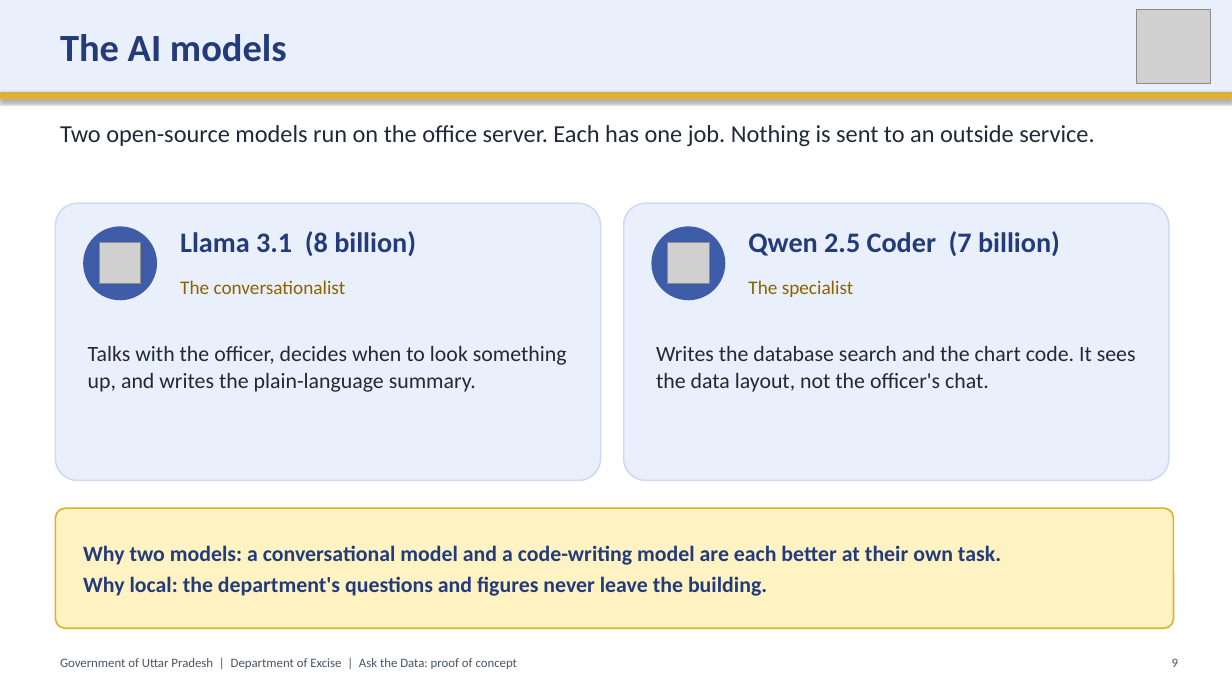
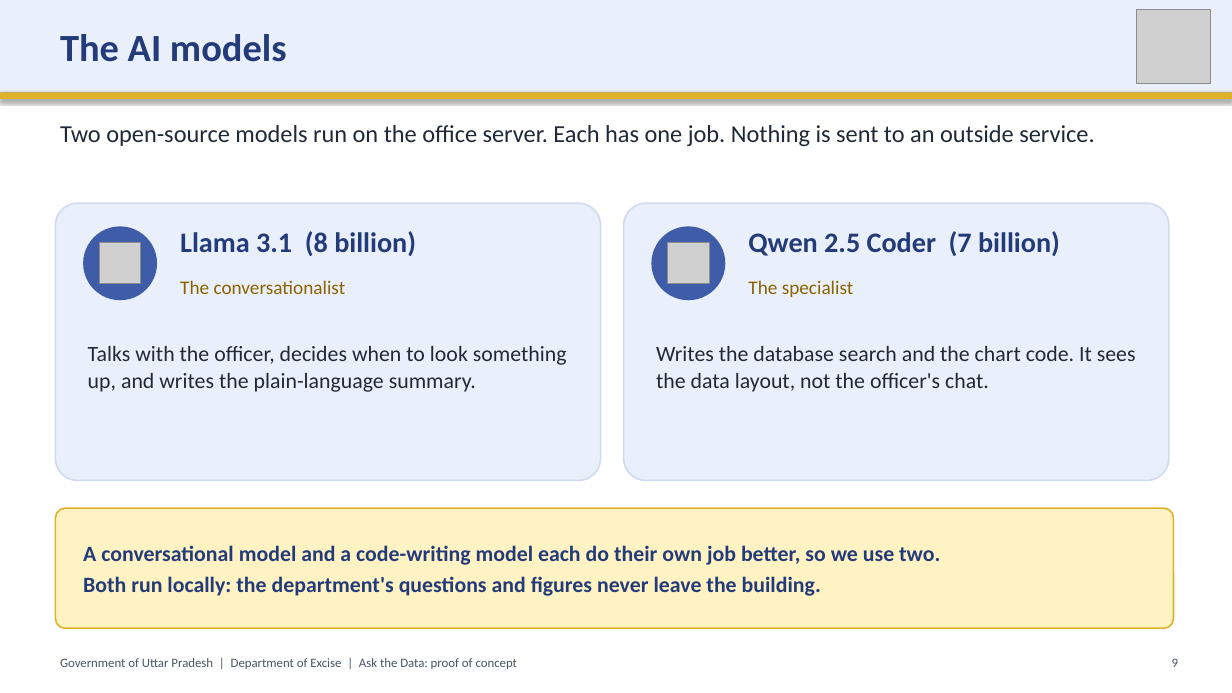
Before and after one commit to SubhanRaj/excise-mcp-dashboard, a slide deck: slide 9 of deck/UP-Excise-Ask-the-Data-Demo.pptx. Drawn at 1232x693 pixels with LibreOffice and Linux fonts; fonts in the diff are those of the drawing; grey boxes stand for pictures. Boxes give left, top, right and bottom in pixels: in the first picture for what was removed or moved away, otherwise in the second. Text is boxed around its words. In the diff, an @@ line names an element or a change of style, - is before the commit and + after.

```diff
--- a/deck/UP-Excise-Ask-the-Data-Demo.pptx
+++ b/deck/UP-Excise-Ask-the-Data-Demo.pptx
@@ text at (x1=83, y1=545, x2=940, y2=596): text changed @@
-Why two models: a conversational model and a code-writing model are each better at their own task.
-Why local: the department's questions and figures never leave the building.
+A conversational model and a code-writing model each do their own job better, so we use two.
+Both run locally: the department's questions and figures never leave the building.
```
Also in this commit, not shown: 7 other slides changed, 4 other files.
